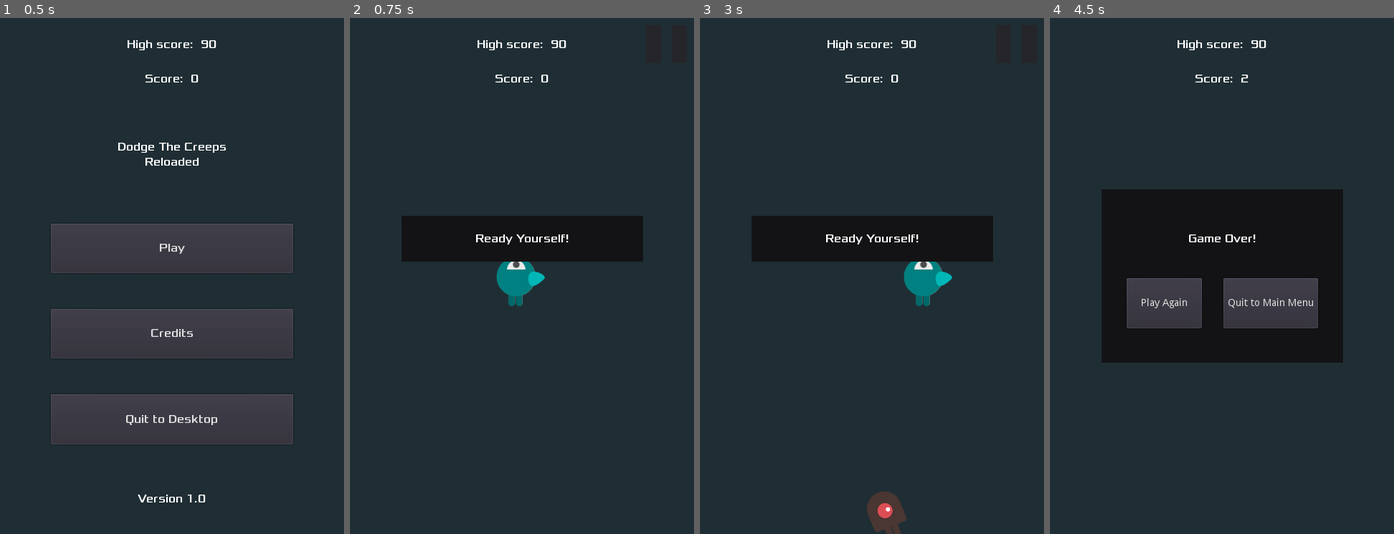
Above: before the commit, frames 1-4 (left to right).
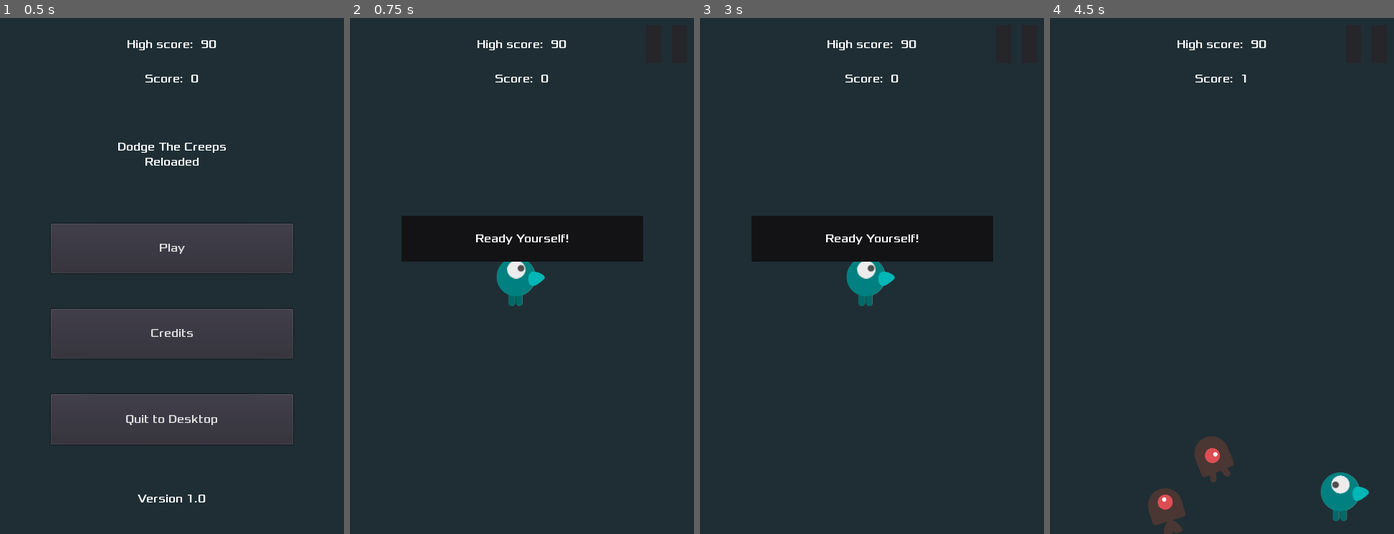
Above: after the commit, the same moments.

Repository: AlixBarreaux/dodge-the-beasties
Game: Godot game, scene res://scenes/Main.tscn
The game is run twice, just before and just after one commit, with the same random seed, the same clock (stepped at 60 frames per second) and the same inputs.
Inputs (mouse positions are in pixels of both pictures, inside the frame that each line leads up to):
- Up to frame 1 (0.5 s): no input
- Up to frame 2 (0.75 s): click "Play" at 0.5 s
- Up to frame 3 (3 s): click (1016, 43) at 1.25 s; click "Resume" at 2 s; tap Enter at 2.75 s; hold D (move_right) from 2.78 s (still down)
- Up to frame 4 (4.5 s): release D (move_right) at 3.53 s; hold S (move_down) 3.53-4.28 s; hold D (move_right) from 4.28 s (still down)

Frame 1 is identical in both runs. In frame 2, 0.1% of the frame differs, in the area x 45-52%, y 47-51%; in frame 3, 2.2%; in frame 4, 26%, in the area x 15-93%, y 10-100%.

Commit message:
Feature: Start to implement player's eye looking at closest enemy

Diff:
--- a/project.godot
+++ b/project.godot
@@ -188,6 +188,11 @@
  ]
 }
 
+[layer_names]
+
+2d_physics/layer_1="player"
+2d_physics/layer_2="enemies"
+
 [locale]
 
 translations=PoolStringArray( "res://translations/en/gui_translations_en.mo", "res://translations/es/gui_translations_es.mo", "res://translations/fr/gui_translations_fr.mo" )
--- a/scenes/Main.tscn
+++ b/scenes/Main.tscn
@@ -38,6 +38,7 @@
 [node name="ScoreTimer" type="Timer" parent="."]
 
 [node name="StartTimer" type="Timer" parent="."]
+wait_time = 2.0
 one_shot = true
 
 [node name="PlayerStartingPosition" type="Position2D" parent="."]
--- a/scenes/Mob.tscn
+++ b/scenes/Mob.tscn
@@ -15,14 +15,14 @@
 "name": "Fly",
 "speed": 5.0
 }, {
+"frames": [ ExtResource( 3 ), ExtResource( 5 ) ],
+"loop": true,
+"name": "Swim",
+"speed": 5.0
+}, {
 "frames": [ ExtResource( 1 ), ExtResource( 6 ) ],
 "loop": true,
 "name": "Walk",
-"speed": 5.0
-}, {
-"frames": [ ExtResource( 3 ), ExtResource( 5 ) ],
-"loop": true,
-"name": "Swim",
 "speed": 5.0
 } ]
 
@@ -30,9 +30,8 @@
 radius = 43.5836
 height = 8.0
 
-[node name="Mob" type="RigidBody2D" groups=[
-"mobs",
-]]
+[node name="Mob" type="RigidBody2D" groups=["mobs"]]
+collision_layer = 2
 collision_mask = 0
 gravity_scale = 0.0
 script = ExtResource( 7 )
--- a/scenes/Player.tscn
+++ b/scenes/Player.tscn
@@ -27,6 +27,24 @@
 [sub_resource type="Animation" id=3]
 resource_name = "Die"
 
+[sub_resource type="Animation" id=21]
+resource_name = "Eye Alert"
+tracks/0/type = "value"
+tracks/0/path = NodePath("EyeSprite:frame")
+tracks/0/interp = 1
+tracks/0/loop_wrap = true
+tracks/0/imported = false
+tracks/0/enabled = true
+tracks/0/keys = {
+"times": PoolRealArray( 0 ),
+"transitions": PoolRealArray( 1 ),
+"update": 1,
+"values": [ 3 ]
+}
+
+[sub_resource type="Animation" id=22]
+resource_name = "Eye Rest"
+
 [sub_resource type="Animation" id=10]
 resource_name = "Move Down"
 
@@ -153,6 +171,9 @@
 
 [sub_resource type="AnimationNodeStateMachinePlayback" id=9]
 
+[sub_resource type="CircleShape2D" id=20]
+radius = 81.0247
+
 [node name="Player" type="Area2D"]
 collision_layer = 0
 script = ExtResource( 5 )
@@ -169,6 +190,8 @@
 
 [node name="AnimationPlayer" type="AnimationPlayer" parent="."]
 anims/Die = SubResource( 3 )
+"anims/Eye Alert" = SubResource( 21 )
+"anims/Eye Rest" = SubResource( 22 )
 "anims/Move Down" = SubResource( 10 )
 "anims/Move Left" = SubResource( 4 )
 "anims/Move Right" = SubResource( 11 )
@@ -190,5 +213,14 @@
 position = Vector2( 0, -17 )
 texture = ExtResource( 6 )
 hframes = 5
+frame = 2
+
+[node name="MobDetectZone" type="Area2D" parent="."]
+collision_layer = 0
+collision_mask = 2
+
+[node name="CollisionShape2D" type="CollisionShape2D" parent="MobDetectZone"]
+shape = SubResource( 20 )
 
 [connection signal="body_entered" from="." to="." method="_on_Player_body_entered"]
+[connection signal="body_entered" from="MobDetectZone" to="." method="_on_MobDetectZone_body_entered"]
--- a/scripts/player.gd
+++ b/scripts/player.gd
@@ -10,10 +10,13 @@
 var direction: Vector2 = Vector2(0.0, 0.0)
 var screen_size = Vector2(0.0, 0.0)
 
+var eye_target: PhysicsBody2D = null
+
 signal hit
 
 # Node References:
 onready var collision_shape_2d: CollisionShape2D = $CollisionShape2D
+onready var eye_sprite: Sprite = $EyeSprite
 
 
 ################################# RUN THE CODE #################################
@@ -72,6 +75,13 @@
 			$AnimatedSprite.flip_v = true
 
 
+	if self.eye_target != null:
+		if is_instance_valid(self.eye_target):
+			eye_sprite.look_at(self.eye_target.global_position)
+		else:
+			eye_sprite.rotation_degrees = 0
+
+
 ############################### DECLARE FUNCTIONS ##############################
 
 
@@ -96,3 +106,11 @@
 	self.hide()
 	collision_shape_2d.set_deferred("disabled", true)
 	return
+
+
+
+
+func _on_MobDetectZone_body_entered(body: PhysicsBody2D) -> void:
+	print(self.name + "Player eye looking at: " + body.name)
+	self.eye_target = body
+	return
Binary file changed: assets/sprites/hero/hero_eye_spritesheet.png
Not shown, changed: assets/sprites/hero/hero_eye_spritesheet.png.import
Not shown: 1 places in scenes/Player.tscn that only renumber resources
